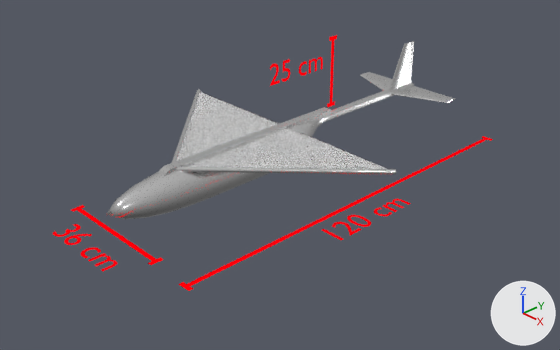
Before and after pictures for a commit that changed the Blender file Blender/RogalloWing.blend.
One viewpoint serves both versions: a 50 mm camera at (10.85, -8.24, 9.86) aimed at (-3.09, 4.95, 0.31). Lighting does not change. The marker at lower right points along +X, +Y and +Z.

Names of what the first picture shows: 'Cube', 'Cylinder', 'Plane', 'Plane.001', 'Plane.002', 'Rogallo_Fesulage&Tail', 'Rogallo_Fesulage&Tail.001', 'Text', 'Text.001', 'Text.002'.
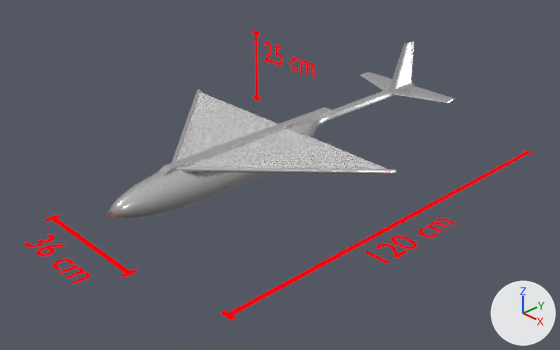
Changed parts and their boxes (x1, y1, x2, y2) in the pictures (560 x 350 px):
'Plane', moved: before (179, 136, 493, 291); after (221, 150, 534, 320)
'Plane.001', moved: before (71, 205, 164, 265); after (45, 215, 138, 277)
'Text', moved: before (322, 199, 411, 240); after (365, 218, 456, 264)
'Text.001', moved: before (53, 224, 117, 271); after (25, 234, 90, 284)
'Text.002', moved, turned: before (270, 57, 323, 86); after (264, 42, 315, 78)
'Plane.002', moved, turned: before (327, 35, 337, 107); after (252, 30, 261, 101)

The change, as a diff of the scene's bpy script:
```diff
--- a/Blender/RogalloWing.blend.py
+++ b/Blender/RogalloWing.blend.py
@@ ob_plane @@
 ob_plane = bpy.data.objects.new('Plane', me_plane)
-ob_plane.location = (-0.96, 1.0, 0.0)
+ob_plane.location = (0.48, 1.0, 0.0)
 ob_plane.scale = (0.0658, 1.0, 1.0)
@@ ob_plane_001 @@
 ob_plane_001 = bpy.data.objects.new('Plane.001', me_plane_001)
-ob_plane_001.location = (-4.83, 0.18, 0.0)
+ob_plane_001.location = (-4.83, -0.55, 0.0)
 ob_plane_001.rotation_euler = (0.0, 0.0, -1.571)  # degrees (0, 0, -90)
@@ ob_plane_002 @@
 ob_plane_002 = bpy.data.objects.new('Plane.002', me_plane_002)
-ob_plane_002.location = (-6.19, 10.3, -0.14)
-ob_plane_002.rotation_euler = (1.571, 0.0, -1.571)  # degrees (90, 0, -90)
+ob_plane_002.location = (-8.4, 8.85, -0.14)
+ob_plane_002.rotation_euler = (1.571, 0.0, -3.142)  # degrees (90, 0, -180)
 ob_plane_002.scale = (0.0658, 1.0, 1.0)
@@ ob_text @@
 ob_text = bpy.data.objects.new('Text', txt_text)
-ob_text.location = (0.07, 3.8, 0.0)
+ob_text.location = (1.52, 3.8, 0.0)
 ob_text.rotation_euler = (0.0, 0.0, 1.571)  # degrees (0, 0, 90)
@@ ob_text_001 @@
 ob_text_001 = bpy.data.objects.new('Text.001', txt_text_001)
-ob_text_001.location = (-5.17, -0.94, 0.0)
+ob_text_001.location = (-5.17, -1.67, 0.0)
@@ ob_text_002 @@
 ob_text_002 = bpy.data.objects.new('Text.002', txt_text_002)
-ob_text_002.location = (-6.18, 7.39, 1.47)
-ob_text_002.rotation_euler = (1.571, 0.0, 1.571)  # degrees (90, 0, 90)
+ob_text_002.location = (-8.03, 8.84, 1.56)
+ob_text_002.rotation_euler = (1.571, 0.0, 0.0)  # degrees (90, 0, 0)
```
